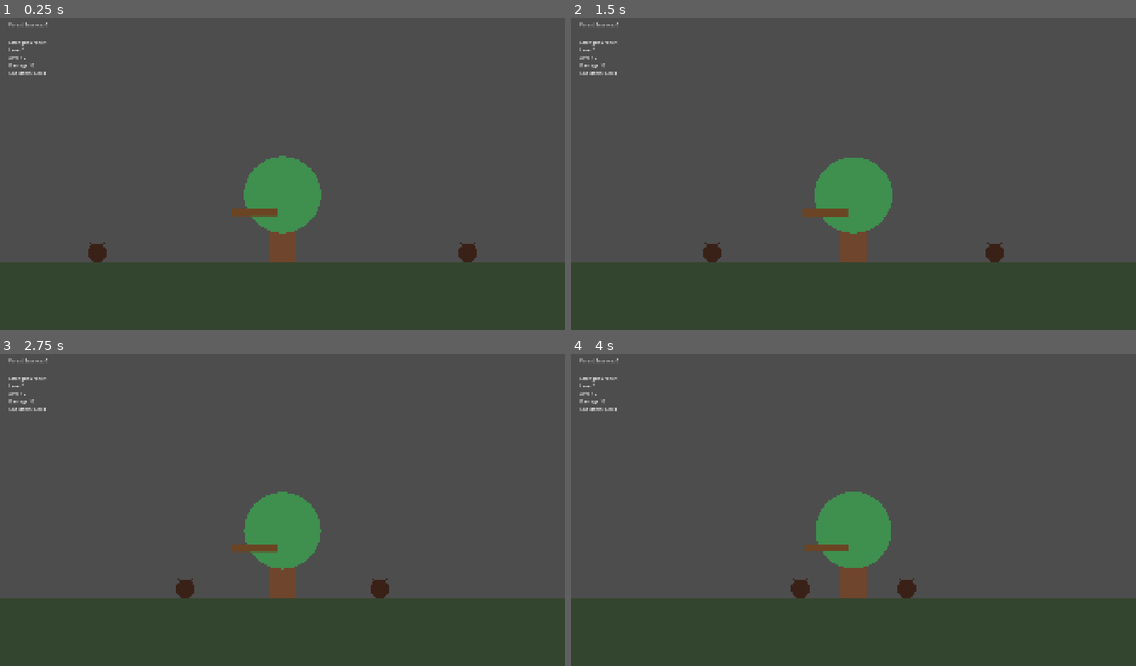
Above: before the commit, frames 1-4 (two rows, left to right).
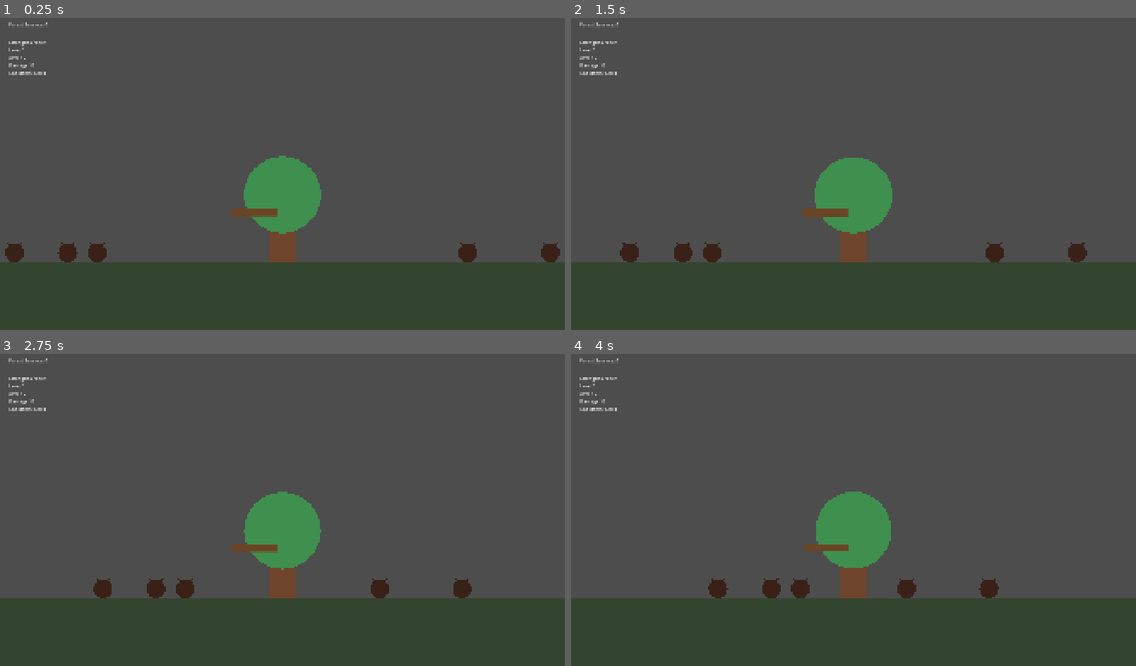
Above: after the commit, the same moments.

Repository: Triggggie/tree-guardian
Game: Godot game, scene res://scenes/main_world.tscn
Two runs of this game, one before a commit and one after it. Both use one fixed random seed, a clock stepped at 60 frames per second and the inputs below. The project has no main scene, so this scene is started directly.
Inputs:
- Up to frame 1 (0.25 s): no input
- Up to frame 2 (1.5 s): no input
- Up to frame 3 (2.75 s): no input
- Up to frame 4 (4 s): no input

The runs differ from the first frame. In frame 1, 0.5% of the frame differs, in the area x 0-100%, y 71-79%; in frame 2, 0.5%, in the area x 8-92%, y 71-79%; in frame 3, 0.5%; in frame 4, 0.5%.

Commit message:
Add first branch milestone evolution

Diff:
--- a/scenes/main_world.tscn
+++ b/scenes/main_world.tscn
@@ -23,8 +23,17 @@
 [node name="BarkBeetle" parent="Entities" unique_id=1053252377 instance=ExtResource("3_wjoj8")]
 position = Vector2(300, 818)
 
+[node name="BarkBeetle2" parent="Entities" unique_id=1330871674 instance=ExtResource("3_wjoj8")]
+position = Vector2(20, 818)
+
+[node name="BarkBeetle3" parent="Entities" unique_id=1393126216 instance=ExtResource("3_wjoj8")]
+position = Vector2(200, 818)
+
 [node name="BarkBeetleRight" parent="Entities" unique_id=768106959 instance=ExtResource("3_wjoj8")]
 position = Vector2(1620, 818)
+
+[node name="BarkBeetleRight2" parent="Entities" unique_id=466012984 instance=ExtResource("3_wjoj8")]
+position = Vector2(1900, 818)
 
 [node name="Effects" type="Node2D" parent="." unique_id=1045736026]
 
--- a/scripts/strength_branch.gd
+++ b/scripts/strength_branch.gd
@@ -24,6 +24,12 @@
 @export var base_thickness: float = 24.0
 @export var thickness_per_level: float = 3.0
 
+@export_category("Milestone Evolution")
+@export var evolved_level: int = 3
+@export var evolved_attack_angle_degrees: float = 30.0
+@export var thorn_length: float = 20.0
+@export var thorn_spacing: float = 38.0
+
 @onready var cooldown_timer: Timer = $CooldownTimer
 
 var branch_level: int = 1
@@ -69,13 +75,45 @@
 		base_thickness + thickness_per_level * (branch_level - 1)
 	)
 
+	var branch_color := Color("6b4423")
+
 	draw_line(
 		Vector2.ZERO,
 		Vector2(-current_length, 0),
-		Color("6b4423"),
+		branch_color,
 		current_thickness,
 		true
 	)
+
+	if branch_level >= evolved_level:
+		draw_thorns(current_length, branch_color)
+
+func draw_thorns(current_length: float, branch_color: Color) -> void:
+	var distance_from_trunk: float = thorn_spacing
+	var thorn_points_up: bool = true
+
+	while distance_from_trunk < current_length - 15.0:
+		var thorn_base := Vector2(-distance_from_trunk, 0.0)
+
+		var thorn_tip_y: float = (
+			-thorn_length if thorn_points_up else thorn_length
+		)
+
+		var thorn_tip := Vector2(
+			-distance_from_trunk - thorn_length * 0.45,
+			thorn_tip_y
+		)
+
+		draw_line(
+			thorn_base,
+			thorn_tip,
+			branch_color,
+			6.0,
+			true
+		)
+
+		thorn_points_up = not thorn_points_up
+		distance_from_trunk += thorn_spacing
 
 
 func _on_cooldown_timer_timeout() -> void:
@@ -116,7 +154,8 @@
 	var target_at_attack: Node2D = current_target
 
 	var attack_rotation: float = (
-		resting_rotation + deg_to_rad(attack_angle_degrees)
+		resting_rotation
+		+ deg_to_rad(get_current_attack_angle_degrees())
 	)
 
 	var tween: Tween = create_tween()
@@ -149,10 +188,14 @@
 		attack_duration
 	)
 
-
 func get_current_damage() -> float:
 	return base_damage + damage_per_level * (branch_level - 1)
 
+func get_current_attack_angle_degrees() -> float:
+	if branch_level >= evolved_level:
+		return evolved_attack_angle_degrees
+
+	return attack_angle_degrees
 
 func add_xp(amount: int) -> void:
 	if amount <= 0:
